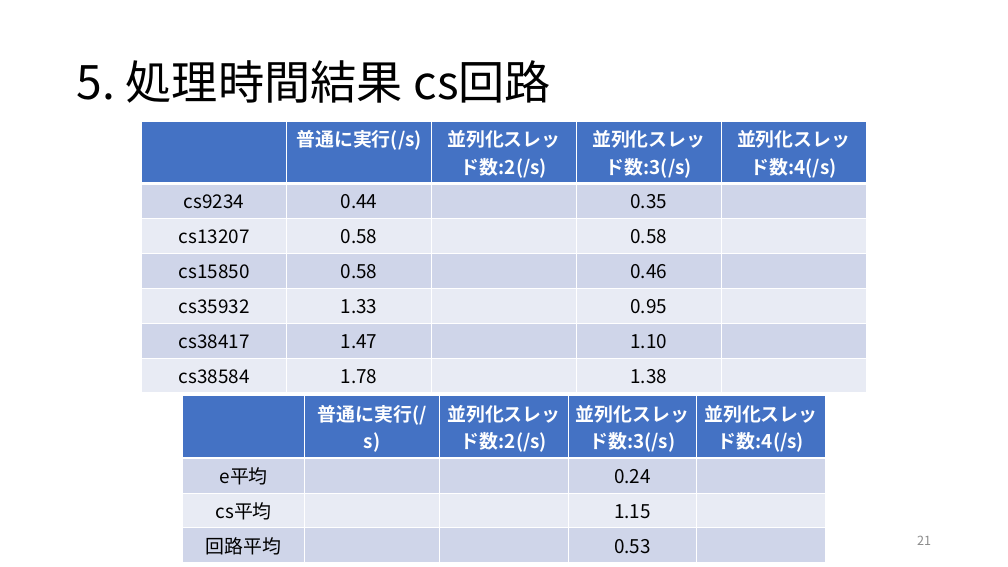
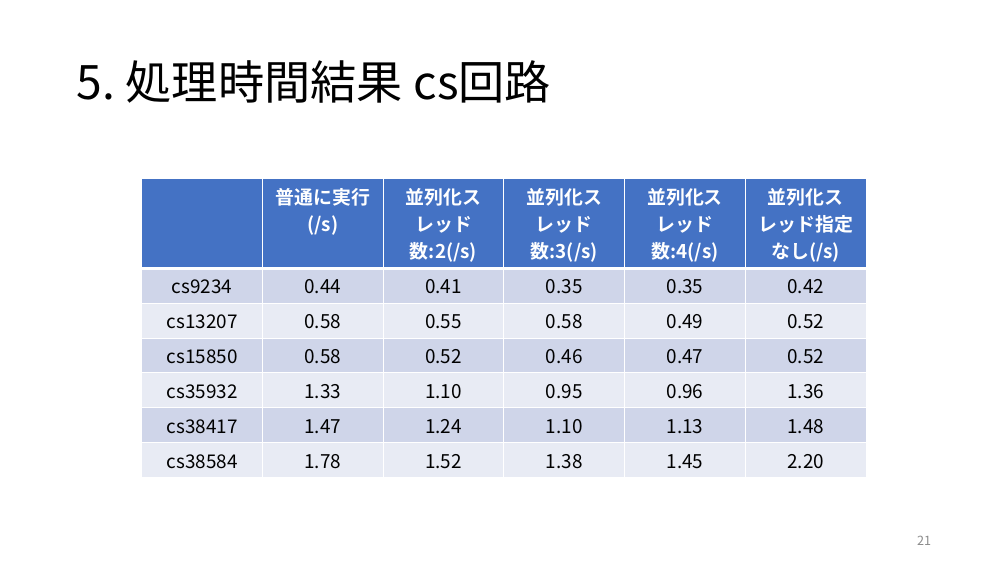
Before and after one commit to DJ956/CircuitSimulator, a slide deck: slide 21 of プレゼン.pptx. Drawn at 1008x567 pixels with LibreOffice and Linux fonts; fonts in the diff are those of the drawing. Boxes give left, top, right and bottom in pixels: in the first picture for what was removed or moved away, otherwise in the second. Text is boxed around its words. In the diff, an @@ line names an element or a change of style, - is before the commit and + after.

```diff
--- a/プレゼン.pptx
+++ b/プレゼン.pptx
@@ table at box(142, 178, 868, 473) @@
-column 3: 並列化スレッド数:2(/s) |  |  |  |  |  | 
+column 3: 並列化スレッド数:2(/s) | 0.41 | 0.55 | 0.52 | 1.10 | 1.24 | 1.52
-column 5: 並列化スレッド数:4(/s) |  |  |  |  |  | 
+column 5: 並列化スレッド数:4(/s) | 0.35 | 0.49 | 0.47 | 0.96 | 1.13 | 1.45
+column 6: 並列化スレッド指定なし(/s) | 0.42 | 0.52 | 0.52 | 1.36 | 1.48 | 2.20
@@ table: place and size @@
-table at box(142, 121, 868, 388)
+table at box(142, 178, 868, 473)
@@ table removed at box(183, 395, 826, 559), 4 rows, 5 columns @@
- | 普通に実行(/s) | 並列化スレッド数:2(/s) | 並列化スレッド数:3(/s) | 並列化スレッド数:4(/s)
-e平均 |  |  | 0.24 | 
-cs平均 |  |  | 1.15 | 
-回路平均 |  |  | 0.53 | 
```
Also in this commit, not shown: 1 other slide changed, 1 other file.
